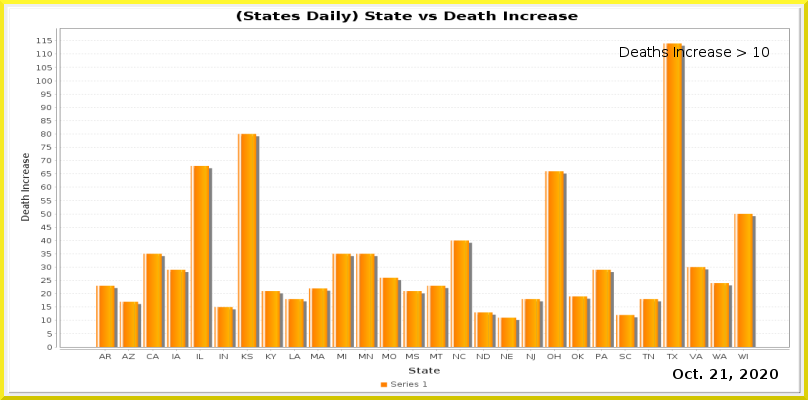
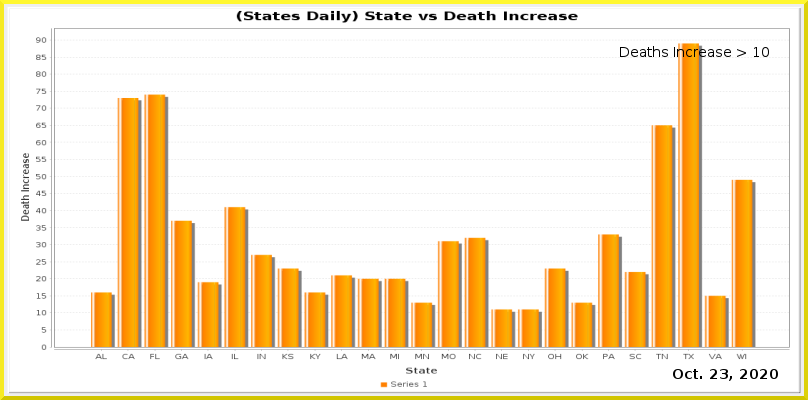
Revision of a layered 808x400 image; what changed, layer by layer:
painted on "Current Date" over [left=720, top=369, right=728, bottom=379]
painted on "Date_vs_TestIncrease.png" over [left=36, top=28, right=789, bottom=374]
